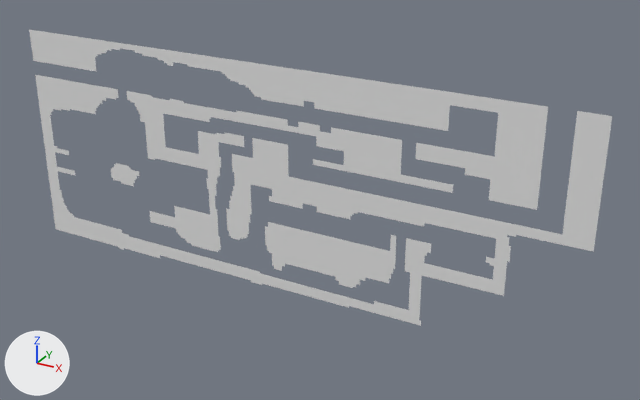
Before and after pictures for a commit that changed the OBJ model Assets/Tiled2Unity/Meshes/blankroom40x30.obj.
Rendered twice from a 50 mm camera at (979.0, -5677.0, 1797.0) aimed at (-2222.0, 142.0, -1112.0). The lights are fixed; the arrows at lower left show +X, +Y and +Z. Where no turn or scale is listed for an object, it has been applied to the vertices.

Names of what the first picture shows: 'blankroom40x30'.
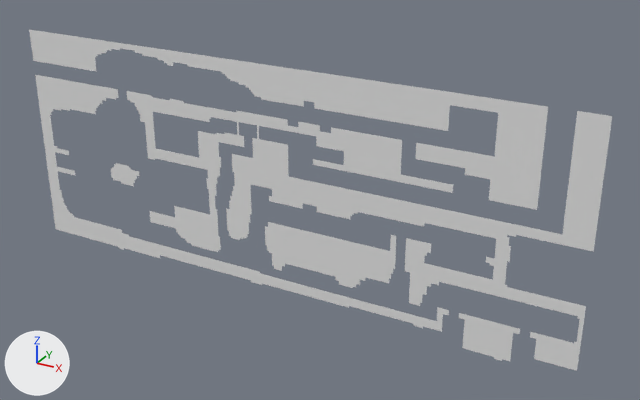
What the commit changed:
me_blankroom40x30 is used by ob_blankroom40x30; location (0.0, 0.0, 0.0).
me_blankroom40x30 had 19874 vertices, 18036 faces and spanned x -5120.0..0.0, y 0.0, z -2000.0..0.0.
me_blankroom40x30 now has 21007 vertices, 18989 faces and spans x -5120.0..0.0, y 0.0, z -2048.0..0.0.
me_blankroom40x30 part 1: a new loose piece of 529 vertices spanning x -928.0..-448.0, y 0.0, z -2048.0..-1728.0.
me_blankroom40x30 part 2: 11 vertices moved from x -1296.0..-1248.0, y 0.0, z -1840.0..-1792.0 to x -1232.0..-1184.0, y 0.0, z -1904.0..-1856.0; 62 vertices removed from x -1648.0..-1248.0, y 0.0, z -1840.0..-1776.0; 824 vertices added at x -1296.0..0.0, y 0.0, z -1952.0..-1392.0.
me_blankroom40x30 part 3: 182 vertices removed from x -3760.0..-3328.0, y 0.0, z -880.0..-576.0; 24 vertices added at x -2912.0..-2704.0, y 0.0, z -608.0..-528.0.

Location of each change, (x1, y1, x2, y2) in pixels of the pictures (640 x 400 px):
'blankroom40x30', reshaped (15% taller): before (29, 29, 612, 326); after (29, 29, 612, 371)
part 1 of me_blankroom40x30, added: after (459, 313, 520, 361)
part 2 of me_blankroom40x30, built on: before (374, 301, 420, 317); after (413, 276, 586, 371)
part 3 of me_blankroom40x30, cut back: before (153, 112, 199, 157); after (237, 122, 259, 139)
